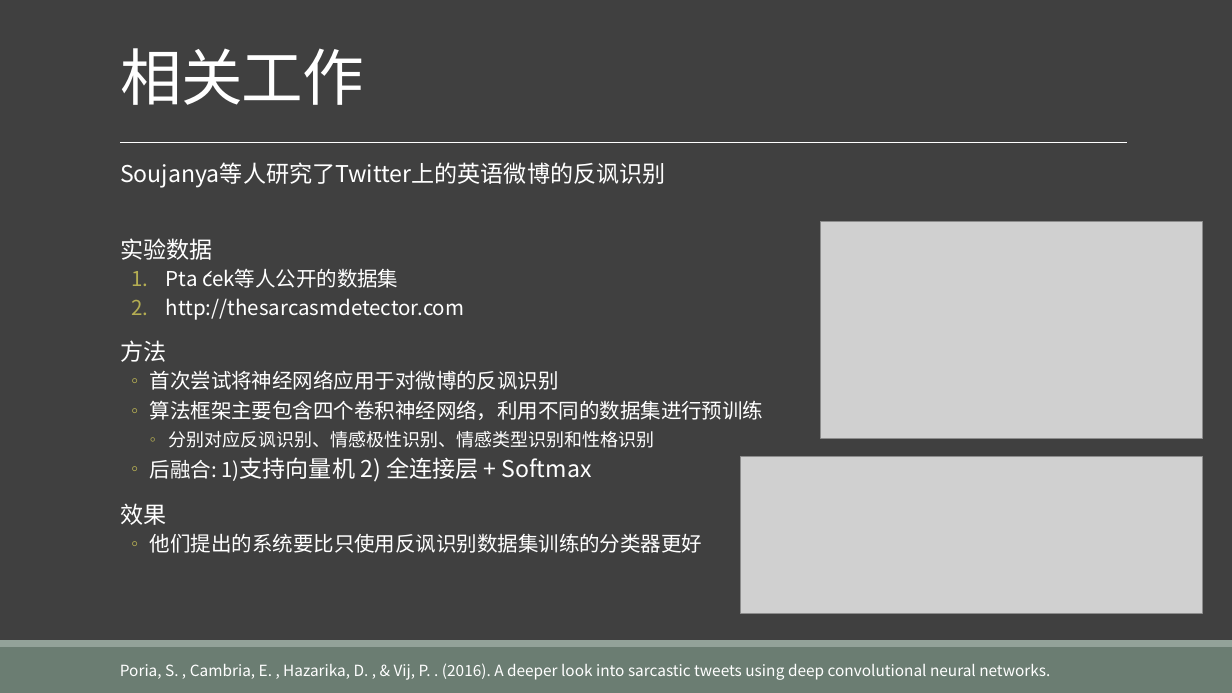
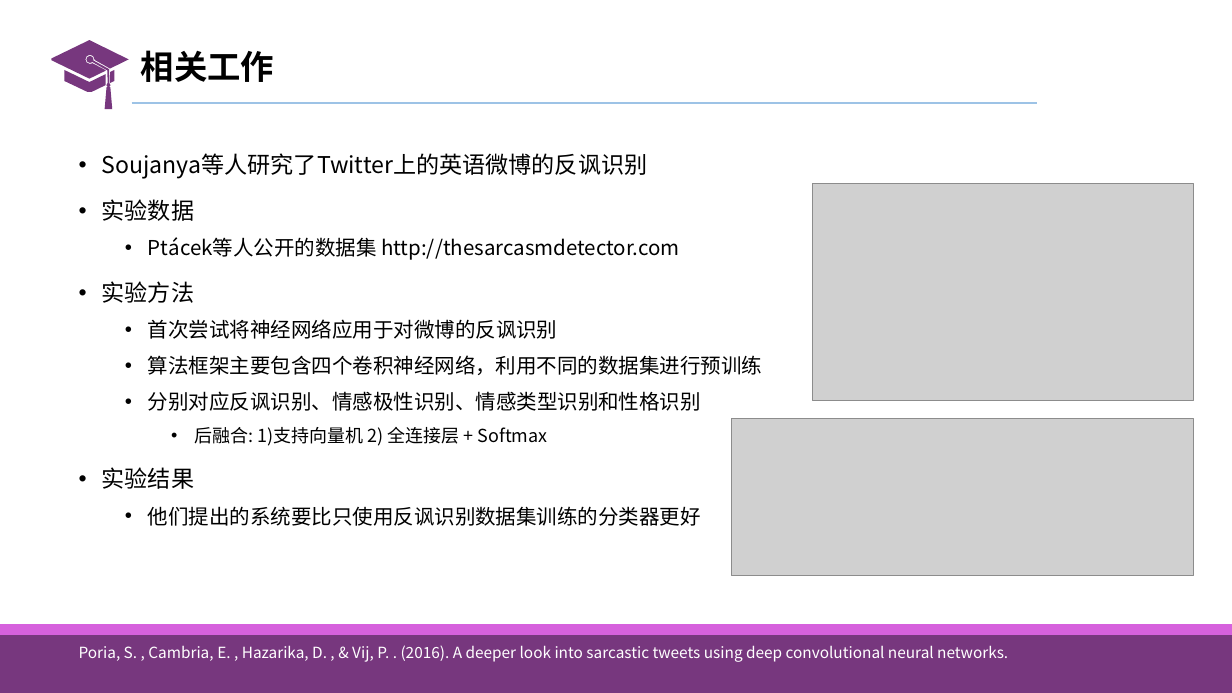
Before and after one commit to liangxh/grad2019, a slide deck: slide 12 of 计研163_梁锡豪_2016211014.pptx. Drawn at 1232x693 pixels with LibreOffice and Linux fonts; fonts in the diff are those of the drawing; grey boxes stand for pictures. Boxes give left, top, right and bottom in pixels: in the first picture for what was removed or moved away, otherwise in the second. Text is boxed around its words. In the diff, an @@ line names an element or a change of style, - is before the commit and + after.

```diff
--- a/计研163_梁锡豪_2016211014.pptx
+++ b/计研163_梁锡豪_2016211014.pptx
@@ background #404040 to #FFFFFF @@
@@ freeform shape added at (51,40,128,109), fill #77377E @@
@@ title "相关工作": place and size @@
-title "相关工作" at (120,48,364,105)
+title "相关工作" at (141,50,274,82)
@@ title "相关工作" at (141,50,274,82): size 48 to 26 pt, text colour #FFFFFF to #000000, letter spacing -0.5 to 0 pt, bold on; line spacing 0.85 to 0.9; vertical alignment bottom to middle @@
@@ line added from (131, 104) to (1037, 104), #9DC3E6 1.5 pt @@
@@ text "Soujanya等人研究了Twitter上的英语微博的反讽识别": place and size @@
-text "Soujanya等人研究了Twitter上的英语微博的反讽识别" at (120,162,764,553)
+text "Soujanya等人研究了Twitter上的英语微博的反讽识别" at (102,153,762,526)
@@ line removed from (120, 142) to (1128, 142) @@
@@ text at (102,153,762,526): text colour #FFFFFF to #000000 in "Soujanya等人研究了Twitter上的英语微博的反讽识别", "实验数据", "首次尝试将神经网络应用于对微博的反讽识别", "算法框架主要包含四个卷积神经网络，利用不同的数据集进行预训练" and 3 more places; size 14 to 16 pt in "分别对应反讽识别、情感极性识别、情感类型识别和性格识别"; size 16 to 14 pt in "后融合: 1)支持向量机"; size 18 to 14 pt in "1)支持向量机 2) 全连接层 + Softmax"; bullet   to •; line spacing 0.9 to 1.2; less space between paragraphs; bullet ◦ to •; list level 3 to 2 in "分别对应反讽识别、情感极性识别、情感类型识别和性格识别"; list level 2 to 3 in "后融合: 1)支持向量机 2) 全连接层 + ..." @@
@@ picture: place and size @@
-picture at (821,221,1202,438)
+picture at (812,184,1193,401)
@@ text at (102,237,680,303): text changed; text colour #FFFFFF to #000000 @@
-  1. Pta ́cek等人公开的数据集
-  2. http://thesarcasmdetector.com
-  方法
+  • Ptácek等人公开的数据集 http://thesarcasmdetector.com
+• 实验方法
@@ picture: place and size @@
-picture at (740,457,1202,614)
+picture at (732,419,1194,576)
@@ text at (102,467,194,489): text changed; text colour #FFFFFF to #000000 @@
-  效果
+• 实验结果
@@ rectangle added at (0,625,1232,693), fill #77377E @@
@@ rectangle added at (0,625,1232,636), fill #D661DD @@
@@ rectangle removed at (0,647,1232,693) @@
@@ rectangle removed at (0,640,1232,647) @@
@@ text "Poria, S. , Cambria, E. ...": place and size @@
-text "Poria, S. , Cambria, E. ..." at (120,663,1050,680)
+text "Poria, S. , Cambria, E. ..." at (79,645,1008,662)
```
Also in this commit, not shown: 26 other slides changed, 32 slides added, 8 slides removed, 9 other files.
